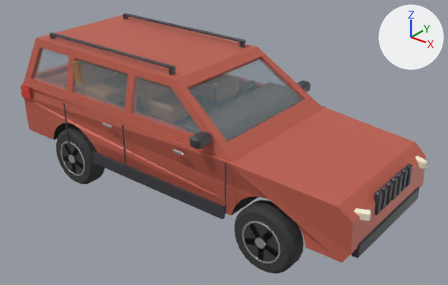
An edit to the glTF model public/games/flip/sheroki.glb, drawn before and after from the same camera.
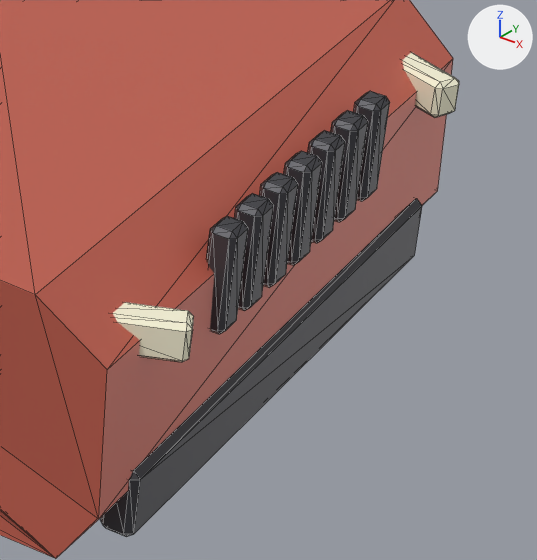
There are two pictures of each version: one whole from a 50 mm lens placed at (4.43, -5.19, 3.98), pointed at (0.22, 0.07, 0.71), one close up on the part from 74% to 99% of the width and 51% to 92% of the height. Arrows for +X, +Y and +Z are at upper right; the lights stay in place. The older version's two pictures come first. The close-ups show mesh edges as thin lines. Vertices at exactly the same position are counted once.

The first close-up shows 'Body.008', 'Dark.008', 'Headlight.008'.
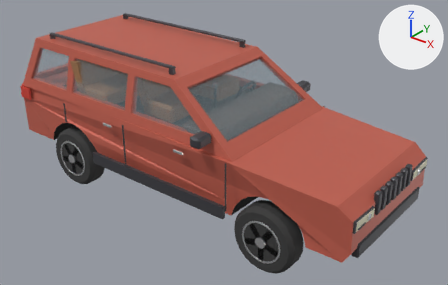
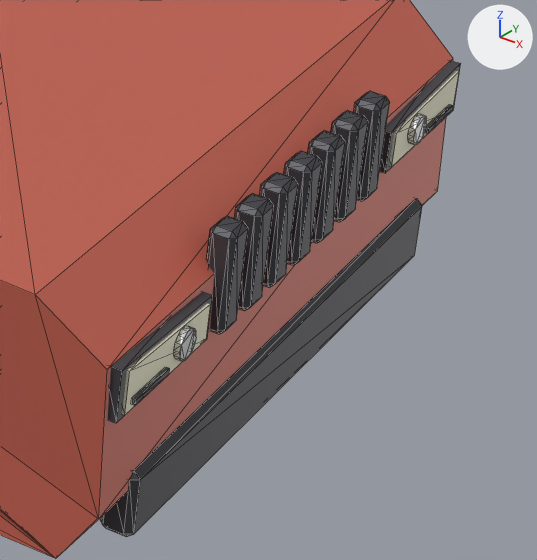
Where the change shows, as pixel boxes (x1, y1, x2, y2) in the close-ups (537 x 560 px):
'Dark.008', reshaped: before (101, 91, 422, 537); after (101, 61, 461, 537)
'Headlight.008', reshaped: before (113, 52, 459, 362); after (122, 71, 459, 415)
'Chrome.008', reshaped (not visible before): after (174, 114, 427, 361)
part 1 of me_chrome_007, added: after (409, 114, 427, 145)
part 2 of me_chrome_007, added: after (174, 326, 196, 361)
part 3 of me_dark_007, added: after (425, 105, 453, 133)
part 4 of me_dark_007, added: after (132, 367, 170, 406)
part 5 of me_dark_007, added: after (108, 61, 461, 423)

Diff of the bpy script that builds the scene:
```diff
--- a/public/games/flip/sheroki.glb.py
+++ b/public/games/flip/sheroki.glb.py
@@ me_chrome_007 @@
 # used by ob_chrome_008; location = (0.0, 0.0, 0.0)
-me_chrome_007.from_pydata(...)  # 132 vertices, 240 faces; spans x -2.54..0.49, y -0.96..0.96, z 0.36..1.47
+me_chrome_007.from_pydata(...)  # 188 vertices, 344 faces; spans x -2.54..2.44, y -0.96..0.96, z 0.36..1.47
+# me_chrome_007 part 1: a new loose piece of 28 vertices spanning x 2.43..2.44, y 0.53..0.6, z 0.83..0.89, in mat_chrome (white #e7e7e7)
+# me_chrome_007 part 2: a new loose piece of 28 vertices spanning x 2.43..2.44, y -0.6..-0.53, z 0.83..0.89, in mat_chrome (white #e7e7e7)
 me_chrome_007.materials.append(mat_chrome)
@@ me_dark_007 @@
 # used by ob_dark_008; location = (0.0, 0.0, 0.0)
-me_dark_007.from_pydata(...)  # 540 vertices, 968 faces; spans x -2.43..2.43, y -1.05..1.05, z 0.46..1.83
+me_dark_007.from_pydata(...)  # 572 vertices, 1016 faces; spans x -2.43..2.44, y -1.05..1.05, z 0.46..1.83
+# me_dark_007 part 3: a new loose piece, a box spanning x 2.4277..2.4375, y 0.625..0.7637, z 0.8223..0.8359, in mat_dark (dark grey #45454b)
+# me_dark_007 part 4: a new loose piece, a box spanning x 2.4277..2.4375, y -0.7637..-0.625, z 0.8223..0.8359, in mat_dark (dark grey #45454b)
+# me_dark_007 part 5: 16 vertices added at x 2.38..2.42, y -0.81..0.81, z 0.8..0.92
+# other edits to the shape of me_dark_007 do not show in these pictures
 me_dark_007.materials.append(mat_dark)
@@ me_headlight_007 @@
 # used by ob_headlight_008; location = (0.0, 0.0, 0.0)
-me_headlight_007.from_pydata(...)  # 48 vertices, 88 faces; spans x 2.21..2.48, y -0.76..0.76, z 0.88..0.96
+me_headlight_007.from_pydata(...)  # 16 vertices, 24 faces; spans x 2.38..2.43, y -0.79..0.79, z 0.81..0.91
+# me_headlight_007 part 6: the whole mesh is rebuilt
 me_headlight_007.materials.append(mat_headlight)
```
